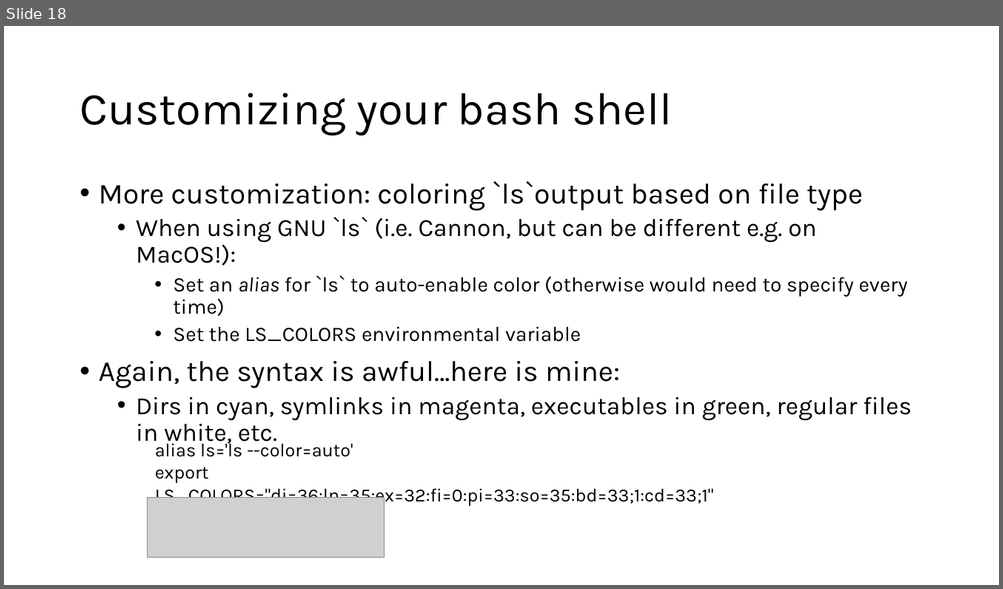
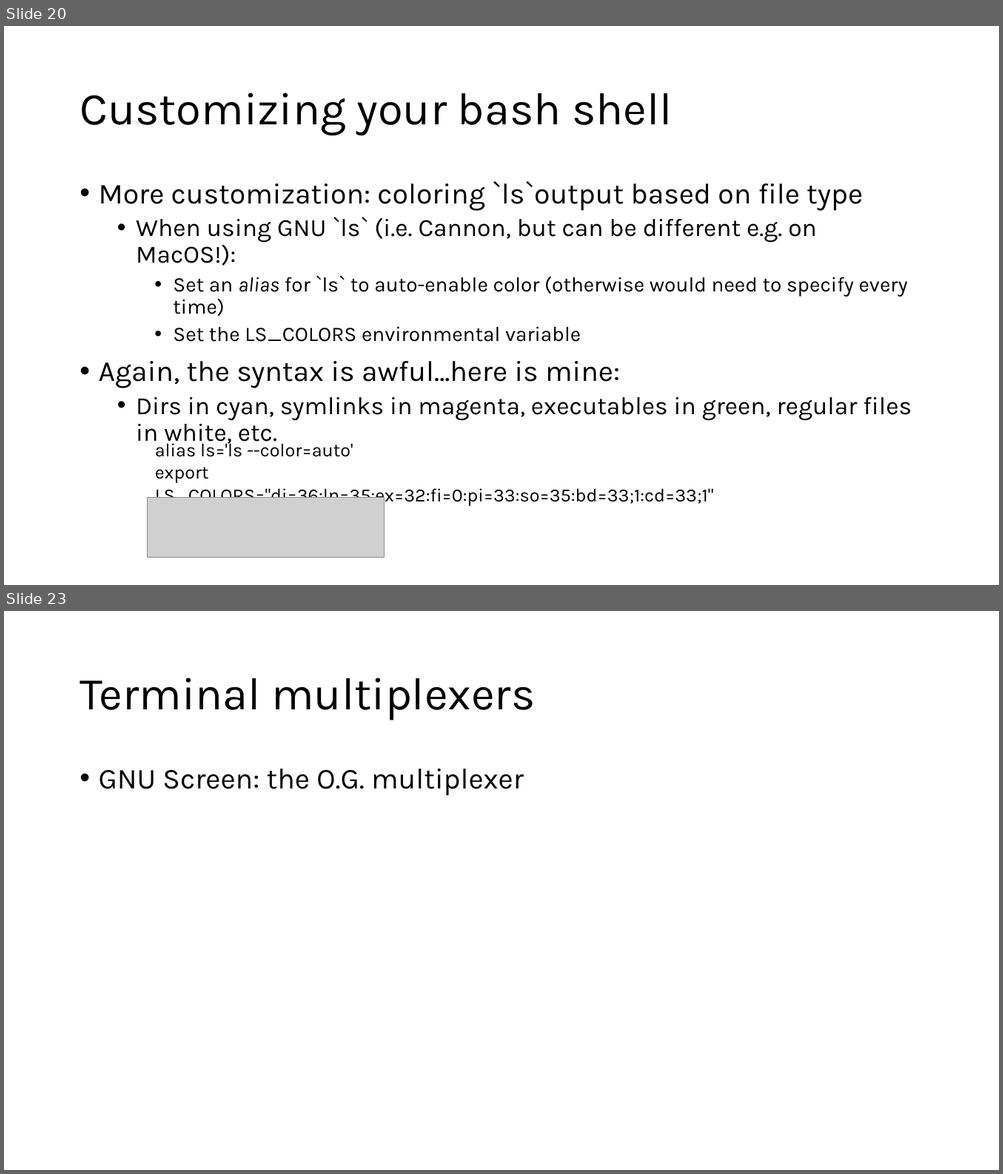
Before and after one commit to harvardinformatics/short-trainings, a slide deck: cmd-line-101/cmdline_tips_draft.pptx. Shown one above the other, each under a label of ours: slide 18 before the commit, slides 20 and 23 after it; the slides between them are not shown. The pictures are 1003x589 and 1003x1174 pixels, drawn with LibreOffice and Linux fonts; fonts in the diff are those of the drawing; grey boxes stand for pictures. Boxes give left, top, right and bottom in pixels: in the first picture for what was removed or moved away, otherwise in the second. Text is boxed around its words. In the diff, an @@ line names an element or a change of style, - is before the commit and + after.

```diff
--- a/cmd-line-101/cmdline_tips_draft.pptx
+++ b/cmd-line-101/cmdline_tips_draft.pptx
@@ slide 23 added at (4,611,999,1170), background #FFFFFF @@
@@ title added at (79,678,535,721), 44 pt, text #000000 @@
+Terminal multiplexers
@@ text added at (99,769,523,796), 28 pt, text #000000 @@
+• GNU Screen: the O.G. multiplexer
@@ what was slide 18 is now slide 20 @@
```
Also in this commit, not shown: 1 slide changed, 5 other slides added.
